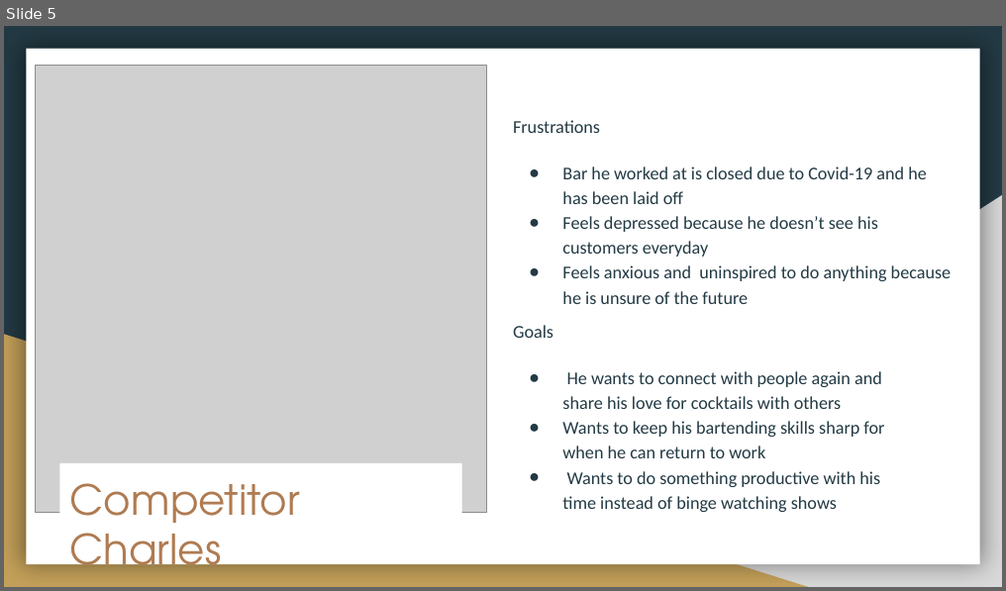
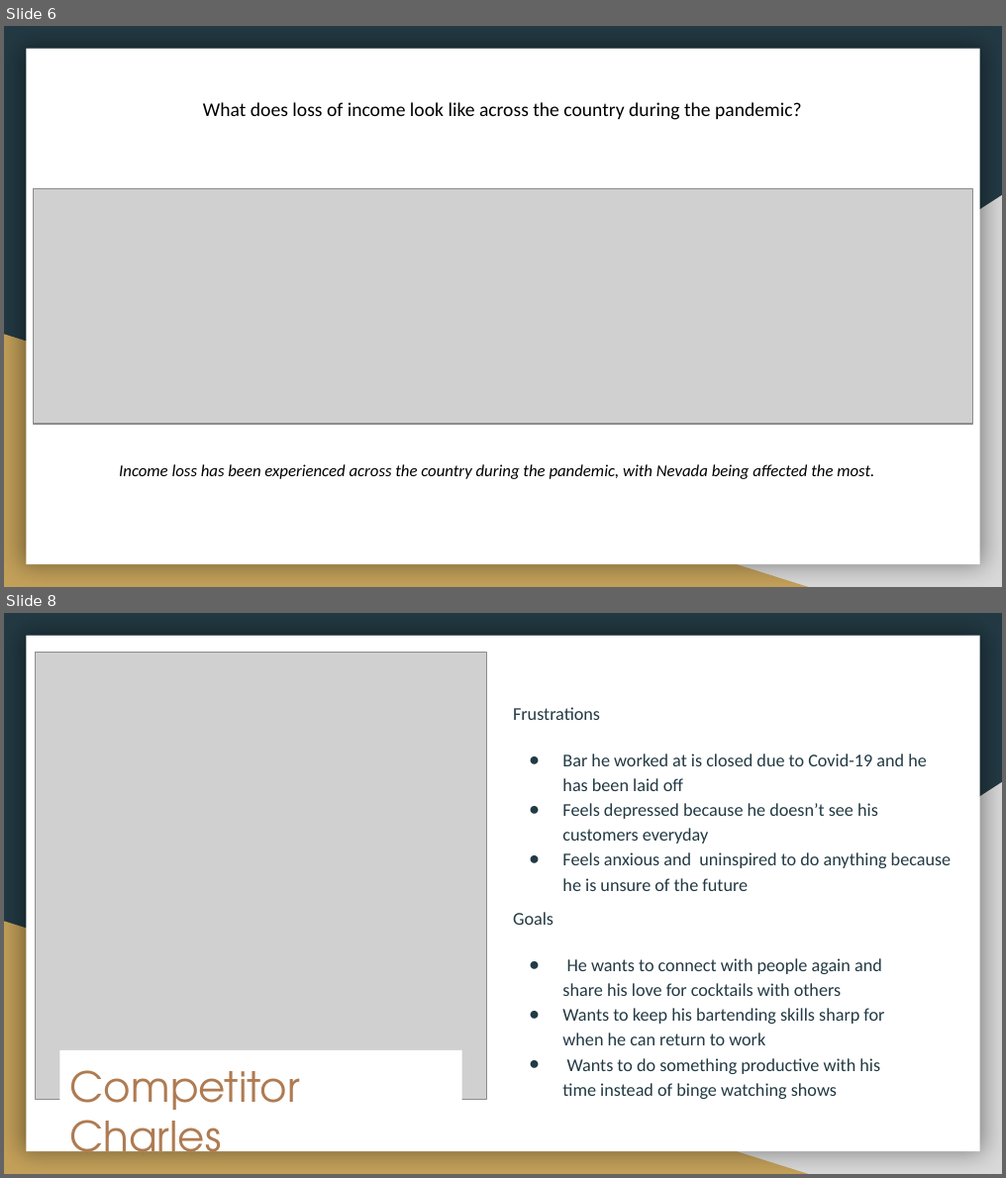
Before and after one commit to CristinaSahoo/Motivation-Through-Friendly-Competition, a slide deck: presentation/Motivation-Friendly-Competition.pptx. Shown one above the other, each under a label of ours: slide 5 before the commit, slides 6 and 8 after it; the slides between them are not shown. The pictures are 1006x591 and 1006x1178 pixels, drawn with LibreOffice and Linux fonts; fonts in the diff are those of the drawing; grey boxes stand for pictures. Boxes give left, top, right and bottom in pixels: in the first picture for what was removed or moved away, otherwise in the second. Text is boxed around its words. In the diff, an @@ line names an element or a change of style, - is before the commit and + after.

```diff
--- a/presentation/Motivation-Friendly-Competition.pptx
+++ b/presentation/Motivation-Friendly-Competition.pptx
@@ slide 6 added at box(4, 26, 1002, 587), background #233A44; not listed: 3 template elements that a slide beside it also shows @@
@@ text added at box(203, 102, 802, 120), 14 pt, text #000000 @@
+What does loss of income look like across the country during the pandemic?
@@ picture added at box(33, 189, 972, 424) @@
@@ text added at box(119, 465, 874, 479), 12 pt, text #000000, italic @@
+Income loss has been experienced across the country during the pandemic, with Nevada being affected the most.
@@ what was slide 5 is now slide 8 @@
```
Also in this commit, not shown: 4 slides changed, 3 other slides added, 1 slide removed, 2 other files.
